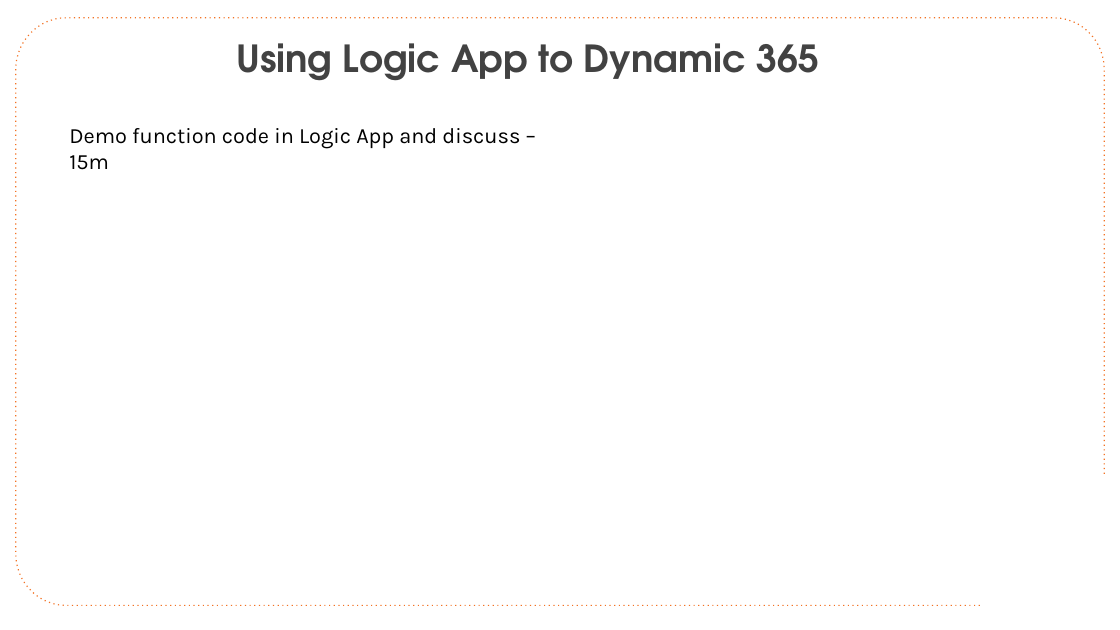
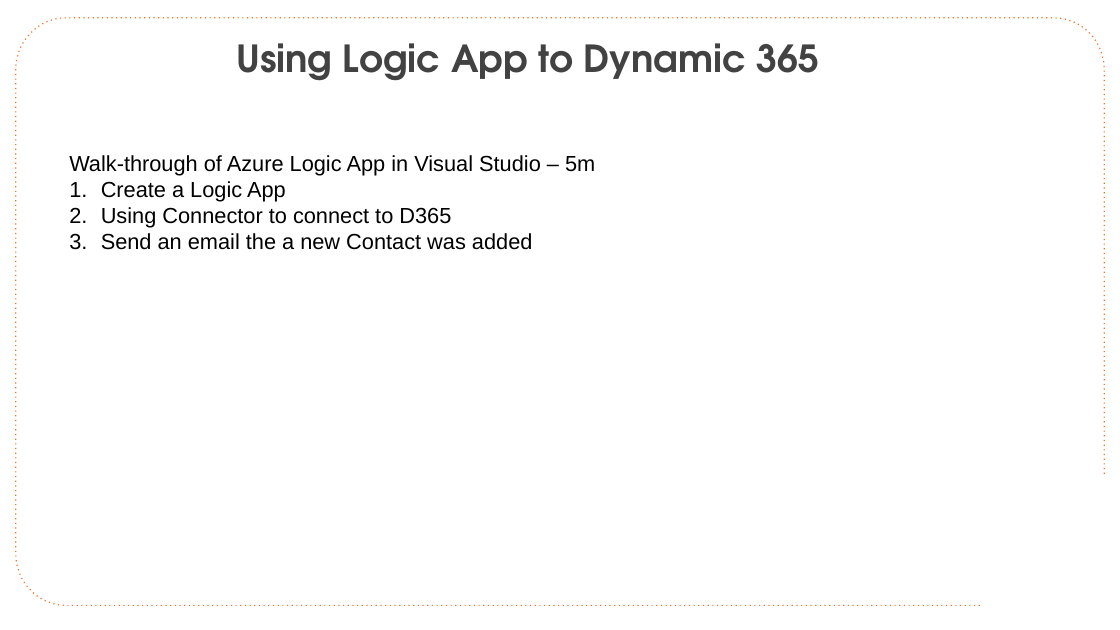
Before and after one commit to CloudSpecOps/Serverless-Architectures-with-Azure, a slide deck: slide 22 of Session Presentation/Azure-Serverless-Architecture-Session-Day-2.pptx. Drawn at 1120x630 pixels with LibreOffice and Linux fonts; fonts in the diff are those of the drawing; background and template pictures are left out. Boxes give left, top, right and bottom in pixels: in the first picture for what was removed or moved away, otherwise in the second. Text is boxed around its words. In the diff, an @@ line names an element or a change of style, - is before the commit and + after.

Commit message:
Updates for Walk-throughs

```diff
--- a/Session Presentation/Azure-Serverless-Architecture-Session-Day-2.pptx
+++ b/Session Presentation/Azure-Serverless-Architecture-Session-Day-2.pptx
@@ text removed at (69, 128, 520, 170) @@
-Demo function code in Logic App and discuss – 15m
@@ text added at (69, 155, 595, 250), 28 pt, text #000000 @@
+Walk-through of Azure Logic App in Visual Studio – 5m
+1. Create a Logic App
+2. Using Connector to connect to D365
+3. Send an email the a new Contact was added
```
Also in this commit, not shown: 5 other slides changed, 1 other file.
